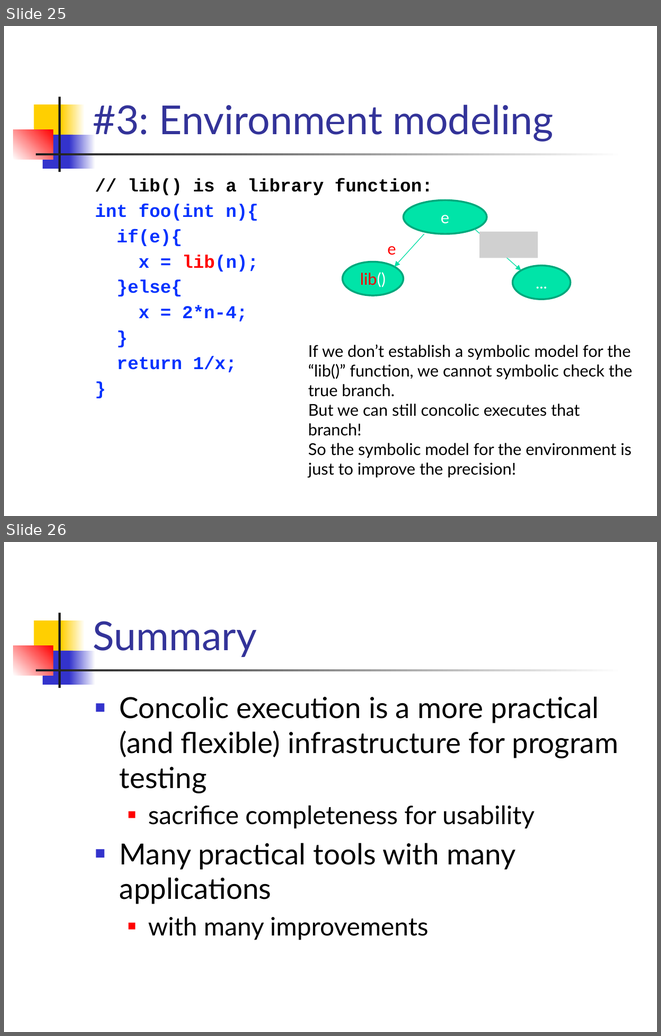
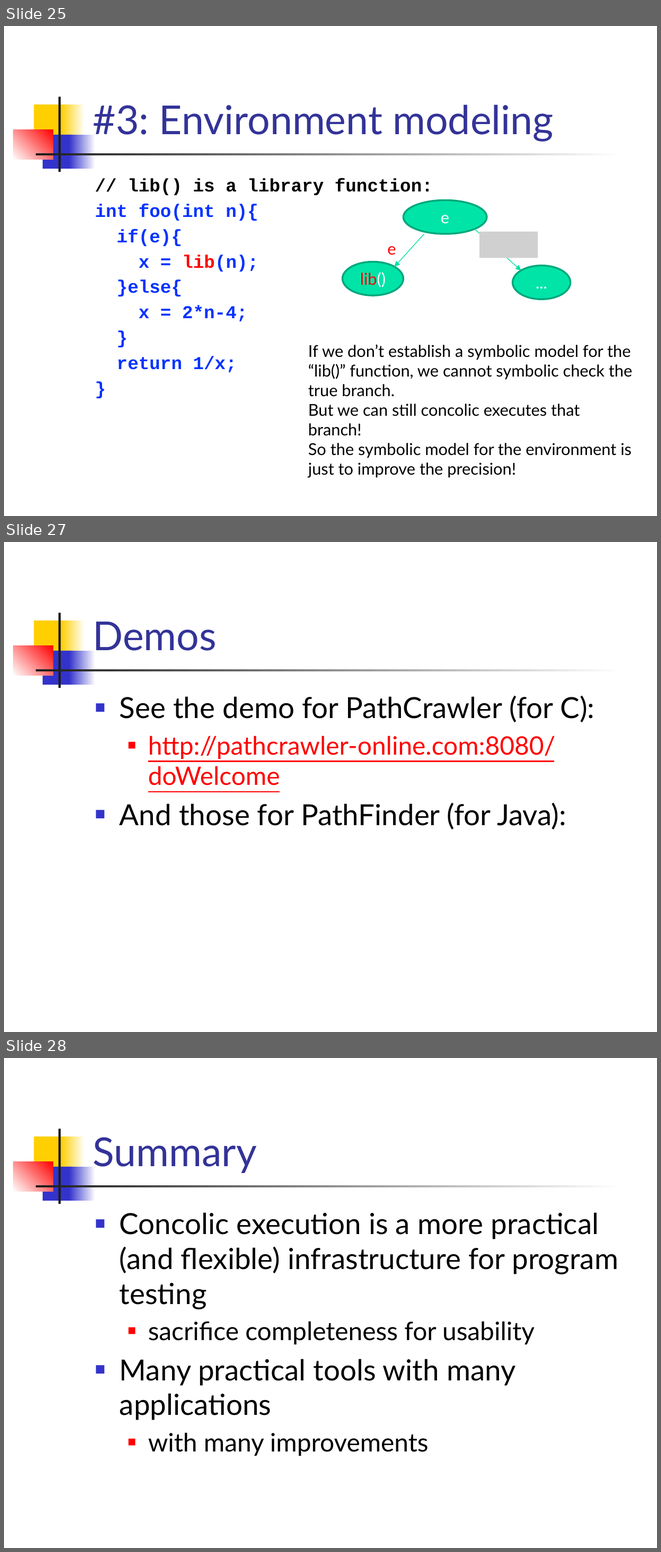
Before and after one commit to csslab-ustc/csslab-ustc.github.io, a slide deck: courses/theory/slides/lec18-concolic.pptx. Shown one above the other, each under a label of ours: slides 25 and 26 before the commit, slides 25, 27 and 28 after it; the slides between them are not shown. The pictures are 661x1036 and 661x1552 pixels, drawn with LibreOffice and Linux fonts; fonts in the diff are those of the drawing; grey boxes stand for pictures. Boxes give left, top, right and bottom in pixels: in the first picture for what was removed or moved away, otherwise in the second. Text is boxed around its words. In the diff, an @@ line names an element or a change of style, - is before the commit and + after.

Commit message:
revised

```diff
--- a/courses/theory/slides/lec18-concolic.pptx
+++ b/courses/theory/slides/lec18-concolic.pptx
@@ slide 27 added at (4, 542, 657, 1032), background #FFFFFF; not listed: 7 template elements that a slide beside it also shows @@
@@ title added at (93, 622, 217, 651), 44 pt, text #333399 @@
+Demos
@@ text added at (120, 695, 595, 829), 32 pt, text #000000 @@
+■ See the demo for PathCrawler (for C):
+  ■ http://pathcrawler-online.com:8080/doWelcome
+■ And those for PathFinder (for Java):
@@ what was slide 26 is now slide 28 @@
```
Also in this commit, not shown: 1 other slide added.
